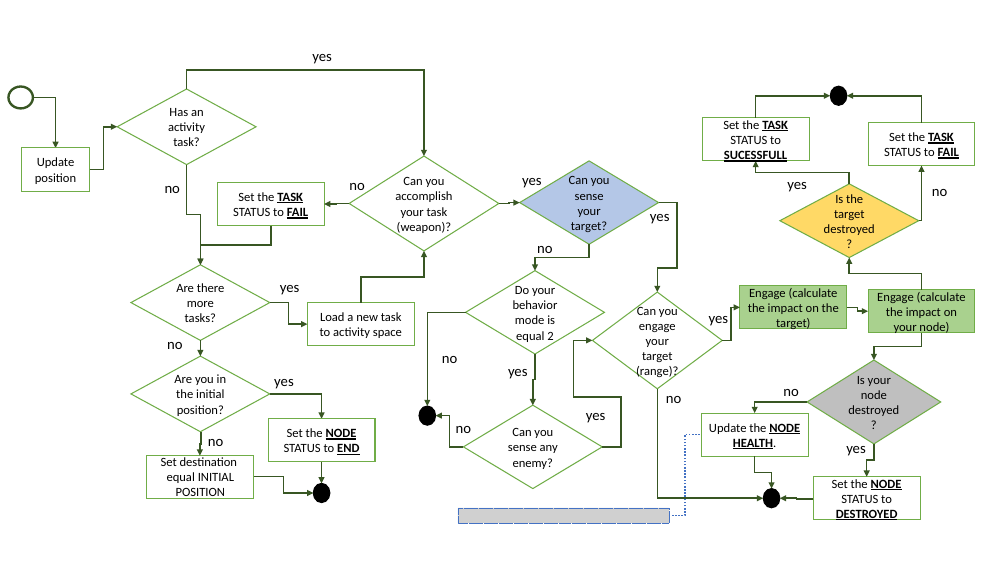
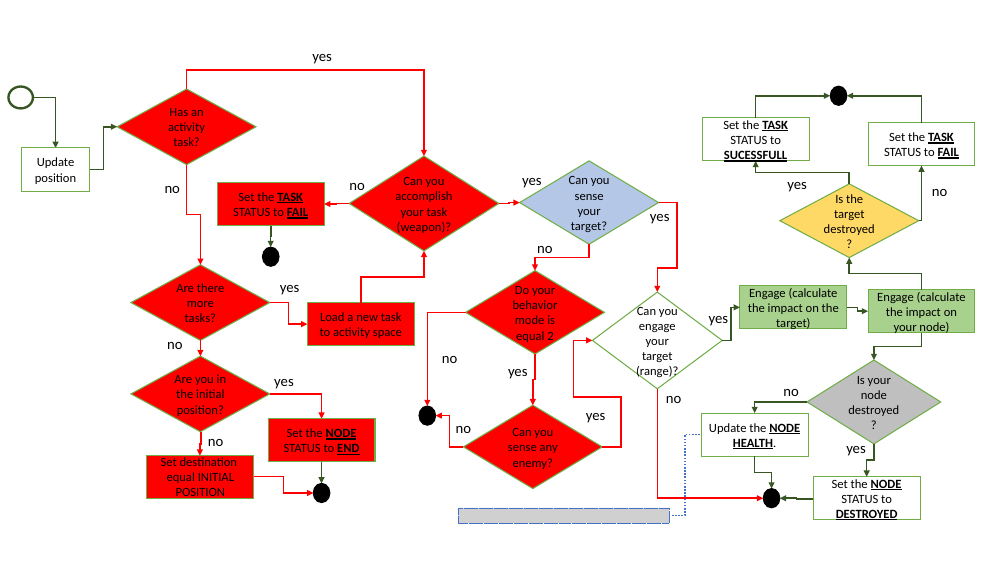
Before and after one commit to kabartsjc/boomslang-c2-sim, a slide deck: slide 6 of doc/Architecture.pptx. Drawn at 1008x567 pixels with LibreOffice and Linux fonts; fonts in the diff are those of the drawing; grey boxes stand for pictures. Boxes give left, top, right and bottom in pixels: in the first picture for what was removed or moved away, otherwise in the second. Text is boxed around its words. In the diff, an @@ line names an element or a change of style, - is before the commit and + after.

```diff
--- a/doc/Architecture.pptx
+++ b/doc/Architecture.pptx
@@ elbow arrow (187, 89) - (424, 156): stroke #385723 1.5 pt to #FF0000 1.5 pt @@
@@ elbow arrow (187, 165) - (200, 265): stroke #385723 1.5 pt to #FF0000 1.5 pt @@
@@ elbow arrow (349, 203) - (324, 204): stroke #385723 1.5 pt to #FF0000 1.5 pt @@
@@ elbow arrow (499, 203) - (520, 203): stroke #385723 1.5 pt to #FF0000 1.5 pt @@
@@ elbow arrow (659, 203) - (657, 292): stroke #385723 1.5 pt to #FF0000 1.5 pt @@
@@ elbow arrow moved from (271, 225) - (200, 265) to (271, 225) - (271, 247) @@
@@ ellipse added at <box>262,247,279,266</box>, fill #000000, outline #000000 1 pt @@
@@ elbow arrow (361, 302) - (424, 251): stroke #385723 1.5 pt to #FF0000 1.5 pt @@
@@ elbow arrow (589, 244) - (535, 271): stroke #385723 1.5 pt to #FF0000 1.5 pt @@
@@ elbow arrow (270, 302) - (308, 324): stroke #385723 1.5 pt to #FF0000 1.5 pt @@
@@ elbow arrow (466, 312) - (427, 406): stroke #385723 1.5 pt to #FF0000 1.5 pt @@
@@ elbow arrow (200, 340) - (200, 356): stroke #385723 1.5 pt to #FF0000 1.5 pt @@
@@ elbow arrow (535, 354) - (533, 405): stroke #385723 1.5 pt to #FF0000 1.5 pt @@
@@ elbow arrow (603, 447) - (593, 340): stroke #385723 1.5 pt to #FF0000 1.5 pt @@
@@ elbow arrow (657, 389) - (764, 498): stroke #385723 1.5 pt to #FF0000 1.5 pt @@
@@ elbow arrow (270, 394) - (321, 419): stroke #385723 1.5 pt to #FF0000 1.5 pt @@
@@ elbow arrow (464, 447) - (436, 416): stroke #385723 1.5 pt to #FF0000 1.5 pt @@
@@ fill #FFFFFF to #FF0000 in 10 elements at <box>117,89,256,165</box>, <box>131,265,270,340</box>, <box>147,455,253,498</box>, <box>308,302,414,346</box>, <box>466,271,605,354</box>, <box>349,156,499,250</box>, <box>131,356,270,432</box>, <box>217,182,324,225</box>, <box>268,419,375,462</box>, <box>464,405,603,488</box> @@
@@ elbow arrow (201, 433) - (200, 456): stroke #385723 1.5 pt to #FF0000 1.5 pt @@
@@ elbow arrow (254, 476) - (313, 493): stroke #385723 1.5 pt to #FF0000 1.5 pt @@
```
Also in this commit, not shown: 1 other slide changed, 56 other files.
